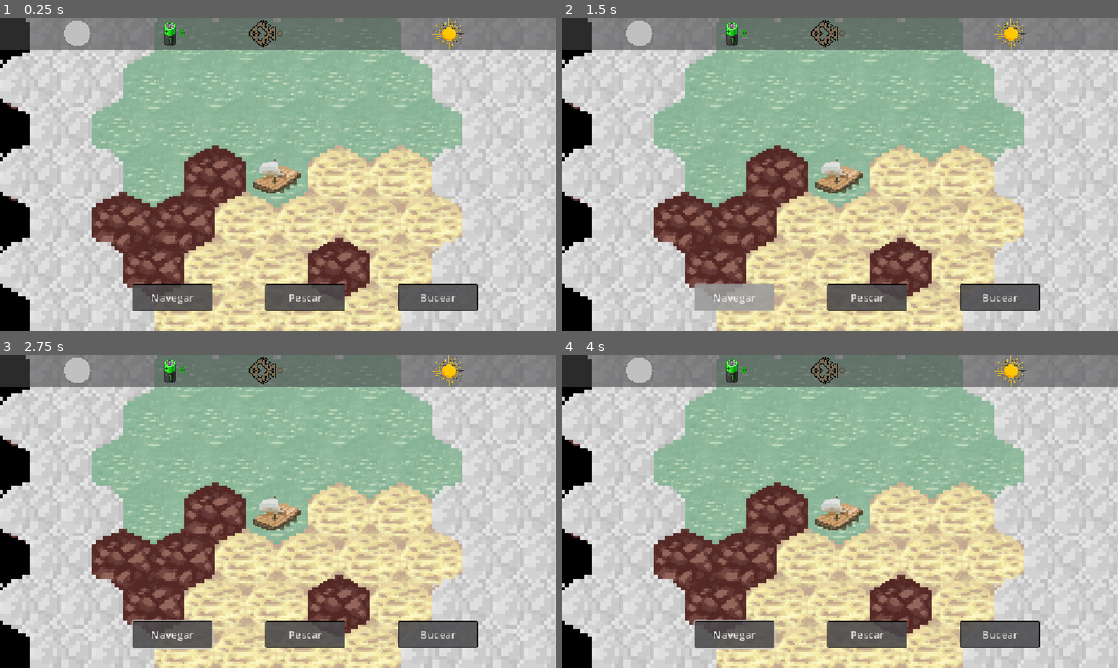
Above: before the commit, frames 1-4 (two rows, left to right).
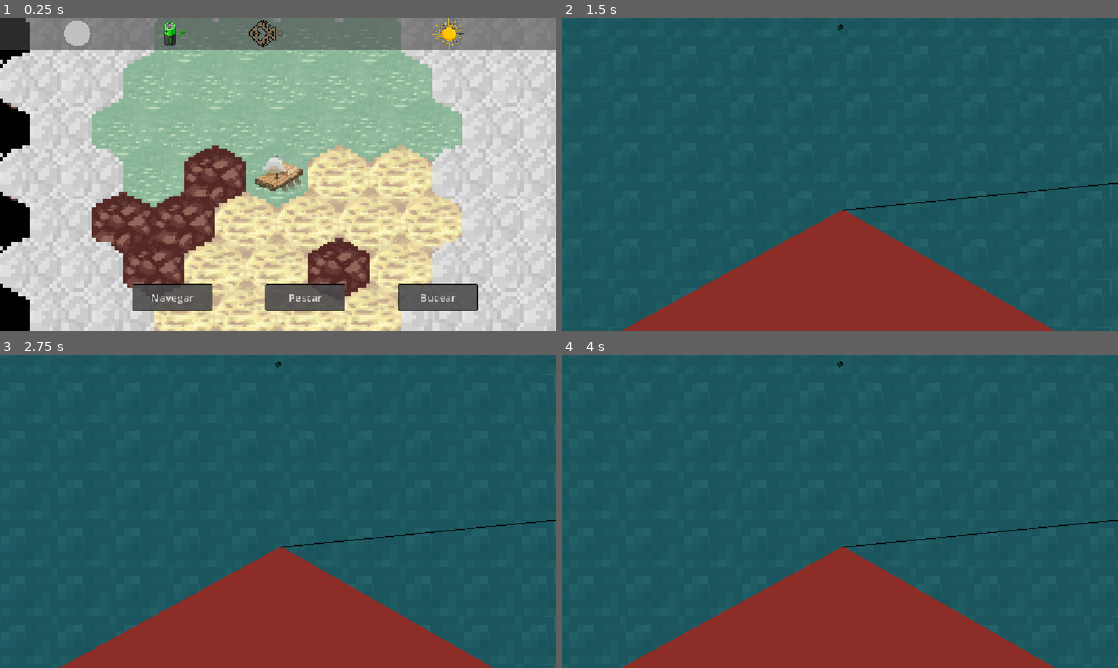
Above: after the commit, the same moments.

Repository: dabantoibarguen/Mullu-PGJ2026
Game: Godot game, scene res://navegacion/navegacion.tscn
The game is run twice, just before and just after one commit, with the same random seed, the same clock (stepped at 60 frames per second) and the same inputs. The engine's default icon, where the game draws it, is replaced by a stand-in: a white triangle on a blue panel in a dark square.
Inputs (mouse positions are in pixels of both pictures, inside the frame that each line leads up to):
- Up to frame 1 (0.25 s): no input
- Up to frame 2 (1.5 s): tap Enter at 0.5 s; move the mouse to (962, 158) at 0.52 s; hold Right (ui_right) 0.53-1.25 s; tap P at 0.6 s; tap Space at 0.77 s; tap B at 0.8 s; click "Navegar" at 1.25 s
- Up to frame 3 (2.75 s): move the mouse to (166, 527) at 2.02 s; hold Down (ui_down) from 2.03 s (still down); tap B at 2.1 s; tap Space at 2.27 s; tap E at 2.3 s
- Up to frame 4 (4 s): move the mouse to (895, 442) at 2.77 s; release Down (ui_down) at 2.78 s; hold Right (ui_right) 2.78-3.53 s; tap E at 2.85 s; tap P at 3.05, 3.6 s; move the mouse to (812, 574) at 3.52 s; hold Up (ui_up) from 3.53 s (still down); tap Space at 3.77 s; tap B at 3.8 s

The runs differ from the first frame. In frame 1, 1.7% of the frame differs, in the area x 17-71%, y 10-56%; in frame 2, 100%, in the area x 0-100%, y 0-100%; in frame 3, 100%; in frame 4, 100%.

Commit message:
Invocar juego de pesca desde navegar. Falta arreglar posicion

Diff:
--- a/navegacion/barco/barco.gd
+++ b/navegacion/barco/barco.gd
@@ -16,6 +16,7 @@
 	cur_coords = oceanMap.local_to_map(global_position)
 	target = oceanMap.map_to_local(cur_coords)
 	energyText.text = "30/30"
+	sprite.play("default")
 
 func _physics_process(_delta):
 	var direction = global_position.direction_to(target)
--- a/navegacion/barco/barco.tscn
+++ b/navegacion/barco/barco.tscn
@@ -1,8 +1,30 @@
 [gd_scene format=3 uid="uid://1k5g23r5q1s"]
 
 [ext_resource type="Script" uid="uid://dkepfco4hu80c" path="res://navegacion/barco/barco.gd" id="1_0j4b5"]
-[ext_resource type="Texture2D" uid="uid://c3dw7ai5doxwe" path="res://navegacion/assets/sprite barquito.png" id="2_0j4b5"]
+[ext_resource type="Texture2D" uid="uid://c3i8jvr4fu61" path="res://navegacion/assets/tiles1.png" id="2_in4ql"]
 [ext_resource type="Script" uid="uid://b3o4jb5p0ogjk" path="res://navegacion/energy_bar.gd" id="3_in4ql"]
+
+[sub_resource type="AtlasTexture" id="AtlasTexture_l6lay"]
+atlas = ExtResource("2_in4ql")
+region = Rect2(32, 96, 32, 32)
+
+[sub_resource type="AtlasTexture" id="AtlasTexture_q1don"]
+atlas = ExtResource("2_in4ql")
+region = Rect2(64, 96, 32, 32)
+
+[sub_resource type="SpriteFrames" id="SpriteFrames_in4ql"]
+animations = [{
+"frames": [{
+"duration": 1.0,
+"texture": SubResource("AtlasTexture_l6lay")
+}, {
+"duration": 1.0,
+"texture": SubResource("AtlasTexture_q1don")
+}],
+"loop": 1,
+"name": &"default",
+"speed": 5.0
+}]
 
 [sub_resource type="RectangleShape2D" id="RectangleShape2D_nlynv"]
 size = Vector2(7, 4.5)
@@ -32,11 +54,9 @@
 scale = Vector2(2, 2)
 script = ExtResource("1_0j4b5")
 
-[node name="Sprite2D" type="Sprite2D" parent="." unique_id=2057459263]
+[node name="Sprite2D" type="AnimatedSprite2D" parent="." unique_id=1341787732]
 scale = Vector2(0.26878318, 0.17499955)
-texture = ExtResource("2_0j4b5")
-hframes = 4
-vframes = 6
+sprite_frames = SubResource("SpriteFrames_in4ql")
 
 [node name="CollisionShape2D" type="CollisionShape2D" parent="." unique_id=1907727545]
 shape = SubResource("RectangleShape2D_nlynv")
--- a/navegacion/energy_bar.gd
+++ b/navegacion/energy_bar.gd
@@ -8,5 +8,5 @@
 
 
 # Called every frame. 'delta' is the elapsed time since the previous frame.
-func _process(delta: float) -> void:
+func _process(_delta: float) -> void:
 	%EnergyBar.value = nav.energy
--- a/navegacion/navegacion.tscn
+++ b/navegacion/navegacion.tscn
@@ -16,25 +16,25 @@
 2:0/0 = 0
 3:0/0 = 0
 0:1/animation_columns = 2
-0:1/animation_speed = 5.5
+0:1/animation_speed = 3.5
 0:1/animation_mode = 1
 0:1/animation_frame_0/duration = 1.0
 0:1/animation_frame_1/duration = 0.7
 0:1/0 = 0
 2:1/animation_columns = 2
-2:1/animation_speed = 5.5
+2:1/animation_speed = 3.5
 2:1/animation_mode = 1
 2:1/animation_frame_0/duration = 1.0
 2:1/animation_frame_1/duration = 0.7
 2:1/0 = 0
 0:2/animation_columns = 2
-0:2/animation_speed = 5.5
+0:2/animation_speed = 3.0
 0:2/animation_mode = 1
 0:2/animation_frame_0/duration = 1.0
 0:2/animation_frame_1/duration = 0.8
 0:2/0 = 0
 2:2/animation_columns = 2
-2:2/animation_speed = 5.0
+2:2/animation_speed = 3.0
 2:2/animation_mode = 1
 2:2/animation_frame_0/duration = 1.0
 2:2/animation_frame_1/duration = 0.8
@@ -101,6 +101,7 @@
 script = ExtResource("5_hs310")
 
 [node name="NavMenu" parent="." unique_id=703825542 instance=ExtResource("6_bws8q")]
+layer = 2
 
 [node name="OceanMap2" type="TileMapLayer" parent="." unique_id=1172204950]
 unique_name_in_owner = true
@@ -108,3 +109,13 @@
 tile_set = SubResource("TileSet_f5k2l")
 occlusion_enabled = false
 script = ExtResource("2_sux3w")
+
+[node name="PescaContainer" type="CanvasLayer" parent="." unique_id=251374233]
+unique_name_in_owner = true
+layer = 3
+
+[node name="BuceoContainer" type="CanvasLayer" parent="." unique_id=77906972]
+unique_name_in_owner = true
+layer = 3
+follow_viewport_enabled = true
+follow_viewport_scale = 0.5
--- a/navegacion/navegar.gd
+++ b/navegacion/navegar.gd
@@ -1,7 +1,7 @@
 extends TileMapLayer
 
-var fishing_particles = preload("res://navegacion/particulas_pesca.tscn")
-var diving_particles = preload("res://navegacion/particulas_buceo.tscn")
+var pesca_game = preload("res://pesca/pesca_main.tscn")
+var buceo_game = preload("res://buceo/buceo.tscn")
 var confirm_popup = preload("res://navegacion/confirm.tscn")
 
 @onready var boat = %barco
@@ -9,10 +9,8 @@
 @onready var nav = get_parent()
 
 var painted_tiles = []
-var fishing_tiles = []
-var diving_tiles = []
 
-var source_id = 0 # hard-coded. Keep up to date
+var source_id = 2 # hard-coded. Keep up to date
 var hovered_cell = Vector2i(99, 99)
 var unhovered_cell = Vector2i(99, 99)
 var oldTracer = Line2D.new()
@@ -25,8 +23,9 @@
 
 # Should replace with Data Layers later
 const invalid_tiles = {
+	Vector2i(-1, -1): "Borde",
 	Vector2i(0, 0): "Roca",
-	Vector2i(-1, -1): "Borde",
+	Vector2i(1, 0): "Rocas",
 	Vector2i(2, 0): "Arena"
 }
 
@@ -39,20 +38,6 @@
 
 func _ready() -> void:
 	painted_tiles = get_used_cells()
-	for tile in painted_tiles:
-		var atlas = valid_tiles.get(get_cell_atlas_coords(tile))
-		if atlas == "Mar alto": # or atlas == "Mar bajo"
-			var rand = randi_range(1, 20)
-			if rand == 10:
-				var f_parts = fishing_particles.instantiate()
-				f_parts.global_position = map_to_local(tile)
-				add_child(f_parts)
-				fishing_tiles.append(tile)
-			if rand == 5:
-				var d_parts = diving_particles.instantiate()
-				d_parts.global_position = map_to_local(tile)
-				add_child(d_parts)
-				diving_tiles.append(tile)
 	fog.populate_map(painted_tiles)
 	fog.clear_cells(boat.cur_coords)
 
@@ -90,13 +75,14 @@
 	return path
 
 func _input(ev: InputEvent) -> void:
-	if ev is InputEventMouse and !standby:
+	if standby:
+		return
+	if ev is InputEventMouse:
 		if ev.is_pressed() and ev.button_index == 1:
 			# A lot of this "could" be obtained from the hovered tiles
 			# But a fast mouse movement would break it all. Playing it safe.
 			if move_action and !moving:
 				var target_coords = local_to_map(get_global_mouse_position())
-				# Ensure clicked cell is valid
 				if get_cell_atlas_coords(target_coords) not in invalid_tiles:
 					var move_path = find_path(boat.cur_coords, target_coords)
 					var dist = move_path.size()
@@ -118,13 +104,23 @@
 					else:
 						boat.label.text = "Invalido"
 
-	elif ev is InputEventKey and ev.is_pressed():
+	elif ev is InputEventKey and ev.is_pressed() and not ev.is_echo():
 		if ev.keycode == KEY_SPACE:
 			move_action = !move_action
 			boat.label.text = ""
 			remove_child(oldTracer)
 			unhovered_cell = hovered_cell
+		elif ev.keycode == KEY_P:
+			var pescar = pesca_game.instantiate()
+			pescar.connect("resultado_pesca", add_fish)
+			standby = true
+			#visible = false
+			%PescaContainer.add_child(pescar)
+		elif ev.keycode == KEY_B:
+			var buceo = buceo_game.instantiate()
 
+func add_fish(total_fish):
+	print(total_fish)
 
 
 func _physics_process(_delta: float) -> void:
@@ -138,40 +134,36 @@
 			return
 		var cell_atlas = get_cell_atlas_coords(hovered_cell)
 		if(!moving and path_to_target == []):
-
+			print("test\n" + str(cell_atlas))
 			# Finding the path ahead of time to get the navigated distance
 			if cell_atlas in invalid_tiles:
-				msg += (str(invalid_tiles.get(cell_atlas))
+				return
+				msg = (str(invalid_tiles.get(cell_atlas))
 				+ "\nInvalido")
-				return
-			path_to_target = find_path(boat.cur_coords, hovered_cell)
-			remove_child(oldTracer)
-			if (hovered_cell != boat.cur_coords):
-				var tracer = Line2D.new()
-				tracer.width = 1.5
-				tracer.add_point(map_to_local(boat.cur_coords))
-				for cell in path_to_target:
-					tracer.add_point(map_to_local(cell))
-				if path_to_target.size() <= boat.vision_range:
-					tracer.default_color = Color.GREEN
-					msg += (str(valid_tiles.get(cell_atlas))
-					+ "\nMovimiento: " + str(path_to_target.size()))
-
-				else:
-					msg = (str(valid_tiles.get(cell_atlas))
-					+ "\nMuy lejos")
-					tracer.default_color = Color.RED
-				add_child(tracer)
-				oldTracer = tracer
-				if hovered_cell in fishing_tiles:
-					msg += "\nZona de Pesca"
-				if hovered_cell in diving_tiles:
-					msg += "\nZona de Buceo"
-				boat.label.text = msg
+				#boat.label.text = msg
+			else:
+				path_to_target = find_path(boat.cur_coords, hovered_cell)
+				remove_child(oldTracer)
+				if (hovered_cell != boat.cur_coords):
+					var tracer = Line2D.new()
+					tracer.width = 1.5
+					tracer.add_point(map_to_local(boat.cur_coords))
+					for cell in path_to_target:
+						tracer.add_point(map_to_local(cell))
+					if path_to_target.size() <= boat.vision_range:
+						tracer.default_color = Color.GREEN
+						msg = (str(valid_tiles.get(cell_atlas))
+						+ "\nMovimiento: " + str(path_to_target.size()))
+					else:
+						msg = (str(valid_tiles.get(cell_atlas))
+						+ "\nMuy lejos")
+						tracer.default_color = Color.RED
+					add_child(tracer)
+					oldTracer = tracer
+					boat.label.text = msg
 		if hovered_cell != unhovered_cell:
 			boat.label.text = msg
 			remove_child(oldTracer)
-
 			path_to_target = []
 		unhovered_cell = hovered_cell
 	else:
--- a/pesca/pesca_main.gd
+++ b/pesca/pesca_main.gd
@@ -1,4 +1,4 @@
-extends Node2D
+extends Control
 
 var indicador_pesca = preload("res://pesca/indicadores_pesca.tscn")
 @onready var fish_area = %FishingArea
@@ -7,6 +7,8 @@
 @onready var blur = $AaronBlur
 @onready var juegoPesca = $AaronBlur/JuegoPesca
 
+signal resultados_pesca(result)
+
 var caught_indicator
 
 var triangles: Array[Array] = []
@@ -14,10 +16,10 @@
 var total_area: float = 0.0
 
 func _ready() -> void:
+	print("FUck")
 	timer.wait_time = 1
 	timer.start()
 	triangulate_fish_area()
-
 
 func go_fish(origin):
 	caught_indicator = origin
@@ -81,5 +83,5 @@
 
 	return p1 + r1 * (p2 - p1) + r2 * (p3 - p1)
 
-func _physics_process(delta: float) -> void:
+func _physics_process(_delta: float) -> void:
 	pass
--- a/pesca/pesca_main.tscn
+++ b/pesca/pesca_main.tscn
@@ -62,15 +62,23 @@
 shader = ExtResource("5_u3kmj")
 shader_parameter/blur_amount = 2.0
 
-[node name="PescaMain" type="Node2D" unique_id=2099362878]
+[node name="PescaMain" type="Control" unique_id=1956370887]
+layout_mode = 3
+anchors_preset = 15
+anchor_right = 1.0
+anchor_bottom = 1.0
+grow_horizontal = 2
+grow_vertical = 2
 script = ExtResource("1_8yp11")
 
 [node name="Parallax2D" type="Parallax2D" parent="." unique_id=635142950]
 texture_filter = 1
+scroll_offset = Vector2(576, 631)
 repeat_size = Vector2(120, 100)
 autoscroll = Vector2(10, 80)
 repeat_times = 10
 ignore_camera_scroll = true
+screen_offset = Vector2(500, 500)
 
 [node name="Sprite2D" type="Sprite2D" parent="Parallax2D" unique_id=2136259103]
 position = Vector2(157, 102)
@@ -81,7 +89,7 @@
 frame = 3
 
 [node name="Boat" type="Area2D" parent="." unique_id=158720126]
-position = Vector2(1.0000001, 0)
+position = Vector2(583.00006, 321)
 scale = Vector2(19.007551, 10.6202)
 
 [node name="CollisionShape2D" type="CollisionShape2D" parent="Boat" unique_id=652817617]
@@ -110,6 +118,7 @@
 [node name="Anzuelo" type="CharacterBody2D" parent="." unique_id=1365197455]
 unique_name_in_owner = true
 z_index = 3
+position = Vector2(582, 298)
 scale = Vector2(0.59369075, 0.953608)
 collision_layer = 3
 collision_mask = 3
@@ -133,21 +142,19 @@
 
 [node name="FishingArea" type="Polygon2D" parent="." unique_id=549194547]
 unique_name_in_owner = true
-position = Vector2(-563, 302)
+position = Vector2(19, 623)
 scale = Vector2(500, 500)
 color = Color(1, 0, 1, 0)
 polygon = PackedVector2Array(0, 0, 0, -1.2, 2.25, -1.2, 2.25, 0, 2.05, 0, 1.7260001, -0.23000002, 1.128, -0.53800005, 0.568, -0.272, 0.2, 0)
 
 [node name="Spawn" type="Timer" parent="." unique_id=1916346328]
 
-[node name="Camera2D" type="Camera2D" parent="." unique_id=319092636]
-zoom = Vector2(1.05, 1.05)
-
 [node name="AaronBlur" type="ColorRect" parent="." unique_id=576033772]
 visible = false
 z_index = 4
 material = SubResource("ShaderMaterial_u3kmj")
 custom_minimum_size = Vector2(2000, 2000)
+layout_mode = 1
 anchors_preset = 15
 anchor_right = 1.0
 anchor_bottom = 1.0
